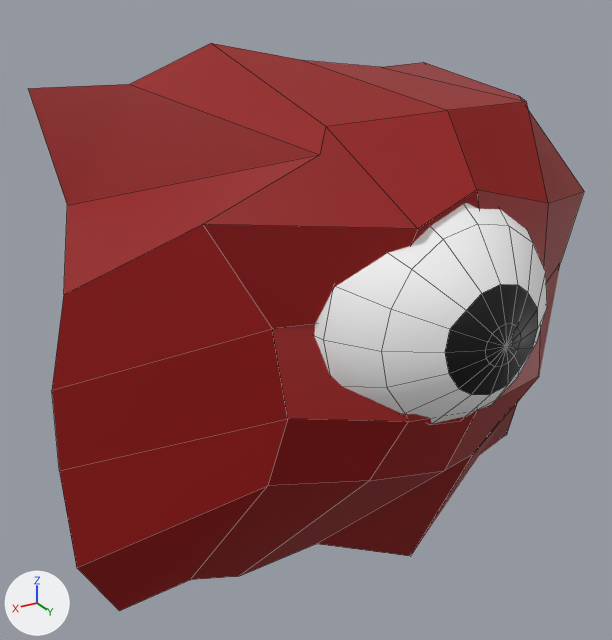
The FBX model EscapeEmocional/Assets/Models/olho.fbx, before and after one commit.
Both versions are drawn from a camera (50 mm lens) standing at (2.04, 2.48, 1.64) and looking at (0.23, -0.53, 0.14). Arrows for +X, +Y and +Z are at lower left; the lights stay in place. Mesh edges are drawn as thin lines.

The older version as bpy lines, for what is in view:
```python
me_plane_008 = bpy.data.meshes.new('Plane.008')
me_plane_008.from_pydata(...)  # 49 vertices, 36 faces; spans x -1.31..1.35, y -1.13..0.29, z -1.36..1.31
me_plane_008.materials.append(mat_olho_004)  # red #960000
me_plane_009 = bpy.data.meshes.new('Plane.009')
me_plane_009.from_pydata(...)  # 81 vertices, 80 faces; spans x -0.604..0.555, y -0.158..0.459, z -0.241..0.918
# faces by material slot: [48, 32]
me_plane_009.materials.append(mat_vermeio_001)  # white #ffffff
me_plane_009.materials.append(mat_material_001)  # black #000000
ob_olho_001 = bpy.data.objects.new('Olho.001', me_plane_008)
ob_olho_001.location = (0.0, 0.0, 0.0)
ob_olho_002 = bpy.data.objects.new('Olho.002', me_plane_009)
ob_olho_002.location = (0.0, 0.0, 0.0)
```
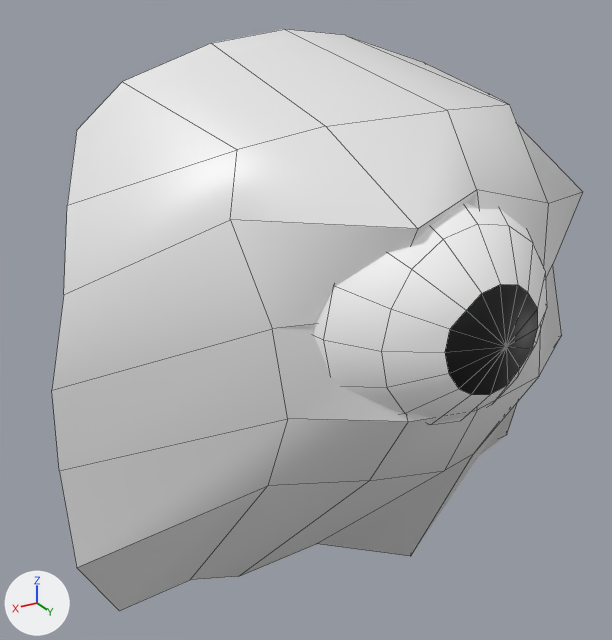
Pixel boxes [x1, y1, x2, y2] of what changed, in the pictures (612 x 640 px; the box of a moved part takes in the faces that stretch with it):
'Olho.001', recoloured, reshaped, shading changed (red to white): before [28, 43, 584, 611]; after [52, 29, 582, 611]
part 1 of me_plane_008, moved or reshaped: before [212, 43, 584, 375]; after [212, 29, 582, 376]
part 2 of me_plane_008, moved or reshaped: before [28, 43, 418, 390]; after [52, 43, 418, 390]
part 3 of me_plane_008, shading changed: [52, 110, 548, 611] in both
part 4 of me_plane_009, cut back: [445, 284, 538, 395] in both

The edits, one by one:
Material 'Carne' (mat_carne) is new.
Its base color is (0.8, 0.8, 0.8) (white #e7e7e7).
Its roughness is 0.4.
me_plane_008 is used by ob_olho_001; location (0.0, 0.0, 0.0).
me_plane_008 had 49 vertices, 36 faces and spanned x -1.31..1.35, y -1.13..0.29, z -1.36..1.31.
me_plane_008 no longer uses material mat_olho_004 (red #960000).
me_plane_008 now has 49 vertices, 36 faces and spans x -1.31..1.35, y -1.13..0.29, z -1.36..1.34.
Part 1, on me_plane_008:
Vertex 11 of me_plane_008 moves from (-0.34, -0.81, 1.17) at pixel (381, 67) to (-0.34, -1.11, 1.29) at pixel (345, 35).
Vertex 17 of me_plane_008 moves from (-0.87, -0.01, 0.7) at pixel (584, 191) to (-0.86, -0.01, 0.7) at pixel (582, 191).
Vertex 30 of me_plane_008 moves from (0.07, -0.82, 1.22) at pixel (302, 60) to (0.07, -0.98, 1.34) at pixel (284, 29).
Vertex 36 of me_plane_008 moves from (-0.7, -0.03, 0.0) to (-0.87, -0.03, 0.0) at pixel (561, 335).
Vertex 39 of me_plane_008 moves from (-0.45, 0.02, 1.12) at pixel (526, 101) to (-0.45, -0.07, 1.1) at pixel (509, 104).
Vertex 40 of me_plane_008 moves from (-0.79, -0.37, 1.07) at pixel (518, 95) to (-0.79, -0.58, 1.05) at pixel (487, 93).
Vertex 44 of me_plane_008 moves from (-0.94, -0.15, 0.32) at pixel (560, 262) to (-0.89, -0.15, 0.32) at pixel (552, 264).
Part 2, on me_plane_008:
Vertex 2 of me_plane_008 moves from (1.23, -0.96, 1.17) at pixel (27, 88) to (1.02, -1.07, 0.97) at pixel (76, 130).
Vertex 23 of me_plane_008 moves from (0.85, -0.22, 0.76) at pixel (202, 224) to (0.74, -0.22, 0.76) at pixel (230, 219).
Vertex 32 of me_plane_008 moves from (0.83, -0.92, 1.16) at pixel (129, 84) to (0.83, -1.01, 1.16) at pixel (122, 81).
Vertex 43 of me_plane_008 moves from (0.43, -0.1, 0.99) at pixel (319, 154) to (0.65, -0.33, 0.99) at pixel (237, 149).
me_plane_008 part 3: edges marked sharp go from 60 to 10.
me_plane_008 now uses material mat_carne (white #e7e7e7).
me_plane_009 is used by ob_olho_002; location (0.0, 0.0, 0.0).
me_plane_009 had 81 vertices, 80 faces and spanned x -0.604..0.555, y -0.158..0.459, z -0.241..0.918.
me_plane_009 now has 65 vertices, 64 faces and spans x -0.604..0.555, y -0.158..0.459, z -0.241..0.918.
Part 4, on me_plane_009:
16 vertices are removed from x -0.109..0.06, y 0.443, z 0.254..0.423.
32 faces are deleted.
16 new faces join them, mat_material_001 (black #000000).
